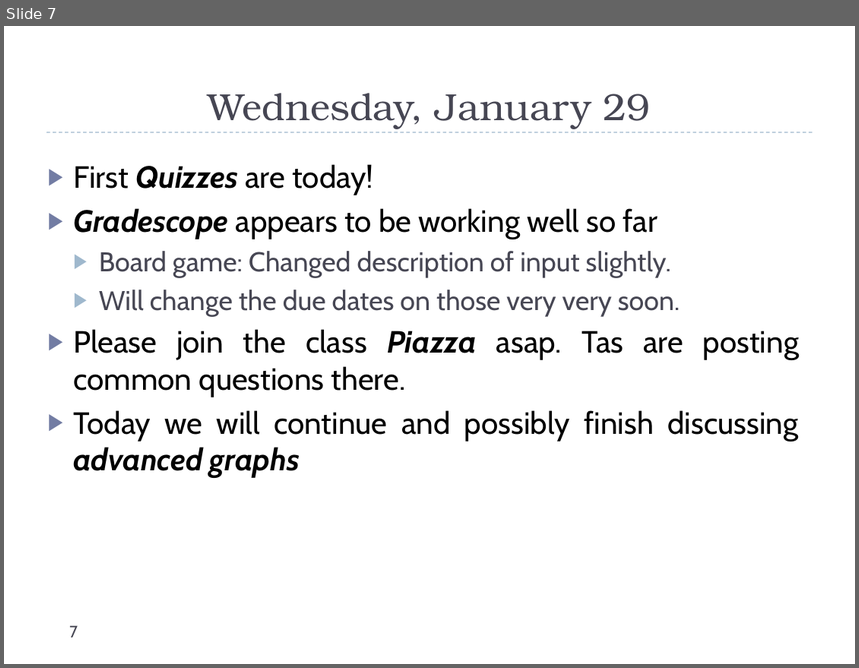
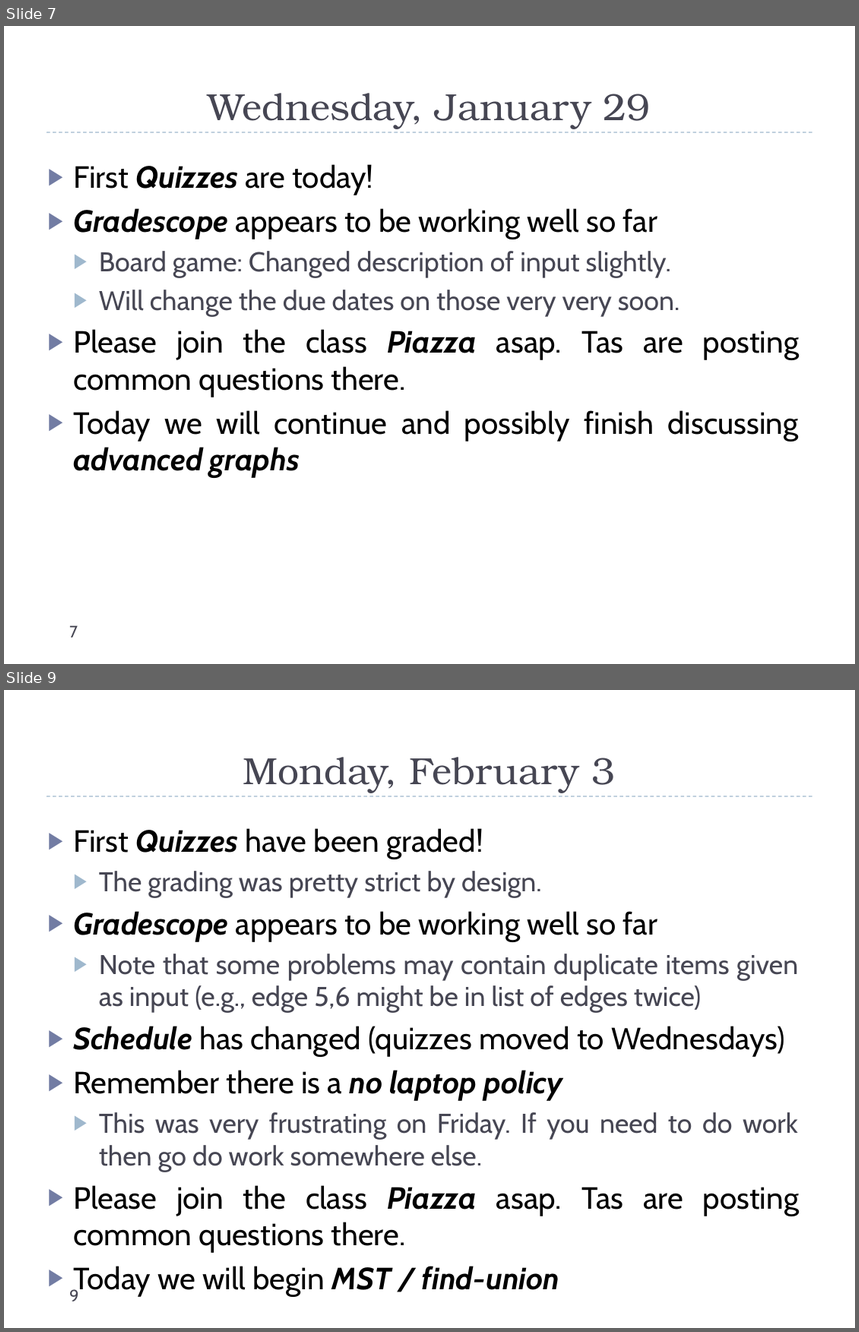
Before and after one commit to markfloryan/dsa2, a slide deck: slides/dailyAnnouncements.pptx. Shown one above the other, each under a label of ours: slide 7 before the commit, slides 7 and 9 after it; the slides between them are not shown. The pictures are 859x668 and 859x1332 pixels, drawn with LibreOffice and Linux fonts; fonts in the diff are those of the drawing. Boxes give left, top, right and bottom in pixels: in the first picture for what was removed or moved away, otherwise in the second. Text is boxed around its words. In the diff, an @@ line names an element or a change of style, - is before the commit and + after.

Commit message:
announcements and schedule reshuffle

```diff
--- a/slides/dailyAnnouncements.pptx
+++ b/slides/dailyAnnouncements.pptx
@@ slide 9 added at box(4, 690, 855, 1328), background #FFFFFF; not listed: 1 template element that a slide beside it also shows @@
@@ title added at box(243, 757, 616, 793), 32 pt, text #464653 @@
+Monday, February 3
@@ text added at box(73, 828, 799, 1253), 26 pt, text #000000 @@
+▶ First Quizzes have been graded!
+  ▶ The grading was pretty strict by design.
+▶ Gradescope appears to be working well so far
+  ▶ Note that some problems may contain duplicate items given as input (e.g., edge 5,6 might be in list of edges twice)
+▶ Schedule has changed (quizzes moved to Wednesdays)
+▶ Remember there is a no laptop policy
+  ▶ This was very frustrating on Friday. If you need to do work then go do work somewhere else.
+▶ Please join the class Piazza asap. Tas are posting common questions there.
+▶ Today we will begin MST / find-union
@@ page number added at box(69, 1290, 78, 1302), 14 pt, text #464653 @@
+9
```
Also in this commit, not shown: 1 other slide added, 7 other files.
